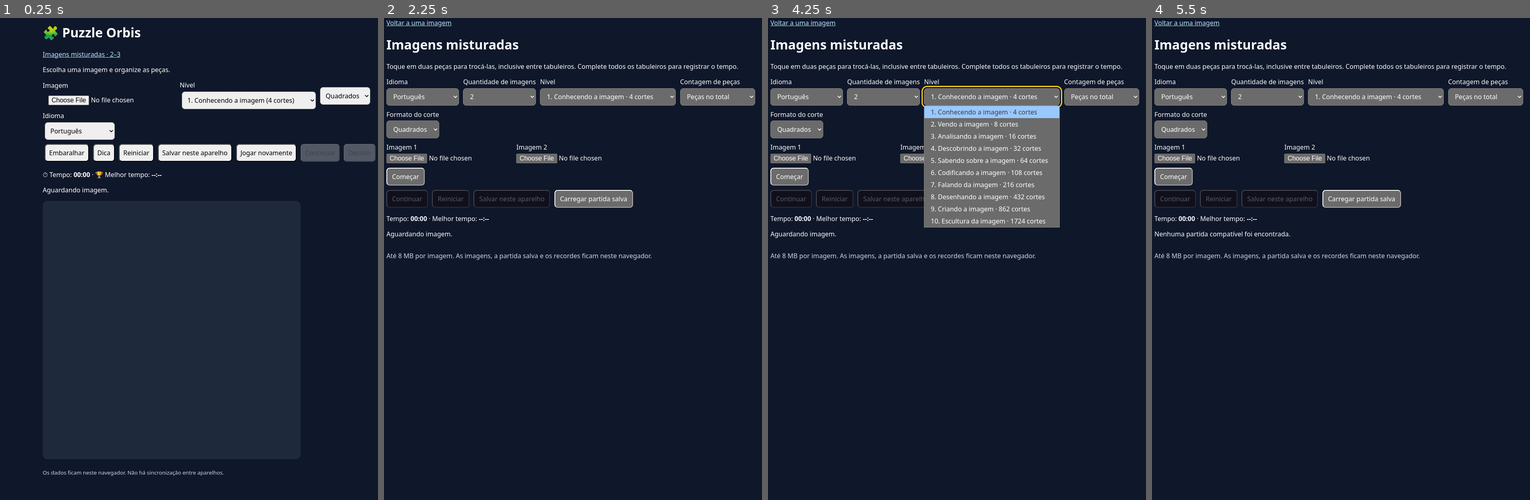
Above: before the commit, frames 1-4 (left to right).
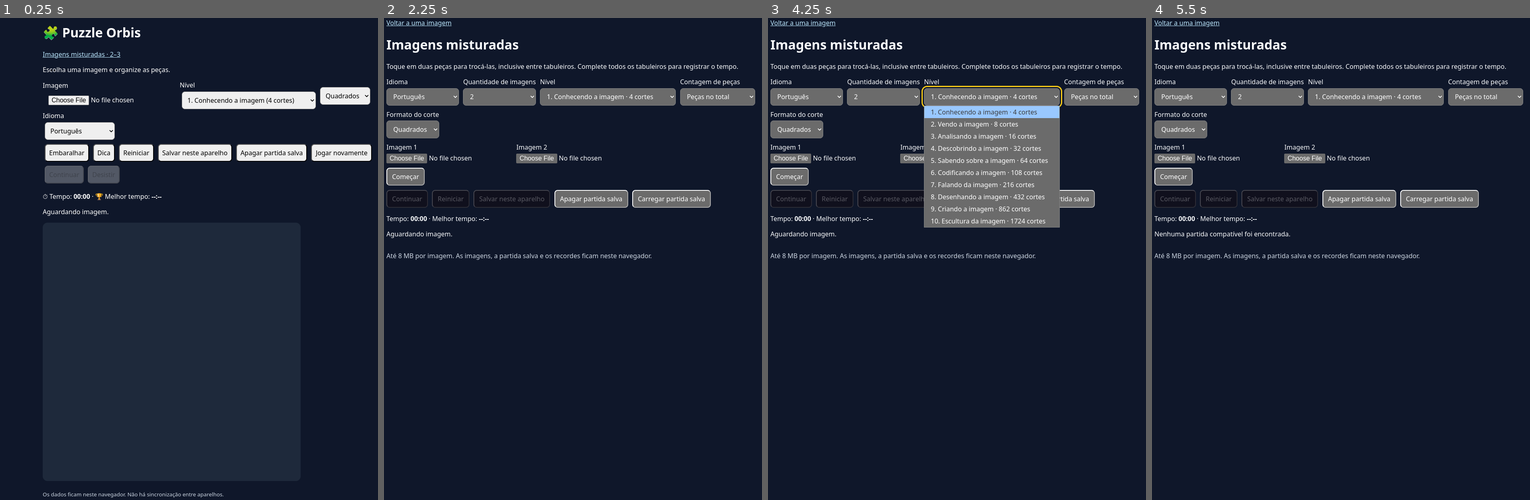
Above: after the commit, the same moments.

Repository: irmaogabrieldionato/puzzle-orbis
Game: browser game, page index.html
The game is run twice, just before and just after one commit, with the same random seed, the same clock (stepped at 60 frames per second) and the same inputs.
Inputs (mouse positions are in pixels of both pictures, inside the frame that each line leads up to; where the layout moved, square brackets give the same spot in the first picture):
- Up to frame 1 (0.25 s): no input
- Up to frame 2 (2.25 s): click "Jogar novamente" at 0.27 s; hold Right 1.03-1.53 s; click (554, 379) [554, 355] at 1.07 s; tap Space at 1.1, 1.6, 2.1 s; hold Down 1.58-1.85 s; click (504, 326) [504, 302] at 1.67 s; hold Left from 1.9 s (still down); click "Imagens misturadas · 2–3" at 2.02 s
- Up to frame 3 (4.25 s): click (1028, 104) at 2.27 s; release Left at 2.47 s; hold Up 2.52-2.82 s; tap Space every 0.5 s from 2.6 to 4.1 s; click (1009, 186) at 2.87 s; hold Right 2.87-3.53 s; click "Começar" at 3.27 s; click (862, 201) at 3.47 s; hold Up 3.58-3.82 s; hold Left from 3.87 s (still down); click (953, 90) at 4.07 s
- Up to frame 4 (5.5 s): release Left at 4.3 s; hold Down 4.35-4.68 s; click "Carregar partida salva" at 4.52 s; tap Space at 4.6, 5.1 s; click (1450, 152) at 4.67 s; hold Right 4.73-5.23 s; click (1227, 138) at 5.27 s; hold Down from 5.28 s (still down)

The runs differ from the first frame. In frame 1, 2.1% of the frame differs, in the area x 11-100%, y 26-100%; in frame 2, 0.9%; in frame 3, 0.3%; in frame 4, 0.9%.

Commit message:
Permitir apagar saves locais e testar 5.172 peças no navegador

Diff:
--- a/index.html
+++ b/index.html
@@ -1 +1 @@
-<!doctype html><html lang="pt-BR"><head><meta charset="utf-8 …(1390 unchanged characters)… lvar neste aparelho</button><button id="replay">Jogar novamente</button><button  …(629 unchanged characters)…
+<!doctype html><html lang="pt-BR"><head><meta charset="utf-8 …(1390 unchanged characters)… lvar neste aparelho</button><button id="delete-save" type="button">Apagar partida salva</button><button id="replay">Jogar novamente</button><button  …(629 unchanged characters)…
--- a/multi.html
+++ b/multi.html
@@ -21,7 +21,7 @@
  <button id="start" data-t="start" type="submit">Começar</button>
 </form>
 <div class="controls">
- <button id="multi-pause" data-t="pause" disabled>Pausar</bu …(120 unchanged characters)… >Salvar neste navegador</button><button id="multi-load" data-t="load">Carregar partida salva</button>
+ <button id="multi-pause" data-t="pause" disabled>Pausar</bu …(120 unchanged characters)… >Salvar neste navegador</button><button type="button" id="multi-delete">Apagar partida salva</button><button id="multi-load" data-t="load">Carregar partida salva</button>
 </div>
 <p><span data-t="elapsed">Tempo</span>: <strong id="multi-time" dir="ltr">00:00</strong> · <span data-t="best">Melhor tempo</span>: <strong id="multi-best" dir="ltr">--:--</strong></p>
 <p id="multi-status" role="status">Escolha as imagens para começar.</p>
--- a/scripts/browser-smoke.cjs
+++ b/scripts/browser-smoke.cjs
@@ -105,6 +105,23 @@
 await page.waitForFunction(()=>document.querySelector('#status').textContent.includes('Movimentos: 0'));
 assert.equal(await page.locator('#pause').textContent(),'Continuar');
 console.log('PASS: single-image snapshot larger than common localStorage limits');
+const recordKeys=()=>page.evaluate(()=>Object.keys(localStorage).filter(k=>k.startsWith('puzzle-orbis-best:')).sort());
+const originalRecords=await recordKeys();
+assert.ok(originalRecords.length>0);
+page.once('dialog',d=>d.dismiss());
+await page.locator('#delete-save').click();
+assert.ok(await page.evaluate(async()=>Boolean(await (await import('/src/multi-store.js')).readSingle())));
+page.once('dialog',d=>d.accept());
+await page.locator('#delete-save').click();
+await page.getByRole('status').filter({hasText:'Partida salva apagada'}).waitFor();
+assert.deepEqual(await recordKeys(),originalRecords);
+await page.reload();
+assert.equal(await page.evaluate(async()=>{
+ const {readSingle}=await import('/src/multi-store.js');
+ return (await readSingle())===undefined&&localStorage.getItem('puzzle-orbis-save')===null;
+}),true);
+assert.ok(await page.locator('#pause').isDisabled());
+console.log('PASS: cancel/confirm deletes current and legacy single saves, preserves records');
 await page.goto(url+'multi.html');
 await page.locator('#image-count').selectOption('3');
 const images=['<rect width="60" height="60" fill="red"/><rect x="60" width="60" height="60" fill="orange"/>','<rect width="120" height="60" fill="green"/>','<rect width="120" height="60" fill="blue"/>'];
@@ -157,6 +174,50 @@
 await page.waitForFunction(()=>document.querySelectorAll('#boards canvas').length===2);
 assert.equal(await page.locator('#count-policy').inputValue(),'per-image');
 console.log('PASS: 3-image cross-board touch, IndexedDB reload, completion and 2-image setup');
+await page.locator('#image-count').selectOption('3');
+await page.locator('#multi-level').selectOption('9');
+await page.locator('#count-policy').selectOption('per-image');
+for(let i=0;i<3;i++)await page.locator('#image-'+(i+1)).setInputFiles(multiFile(i));
+let stage=Date.now();
+await page.locator('#start').click();
+await page.waitForFunction(()=>document.querySelectorAll('#boards canvas').length===3&&document.querySelector('#multi-status').textContent.includes('Movimentos: 0'));
+const startMs=Date.now()-stage;
+const tapMax=async(board)=>{
+ const canvas=page.locator('#boards canvas').nth(board);
+ await canvas.scrollIntoViewIfNeeded();
+ const box=await canvas.boundingBox();
+ await page.touchscreen.tap(box.x+box.width/84,box.y+box.height/84);
+};
+stage=Date.now();
+await tapMax(0);
+await tapMax(1);
+await page.getByRole('status').filter({hasText:'Movimentos: 1'}).waitFor();
+const swapMs=Date.now()-stage;
+stage=Date.now();
+await page.locator('#multi-pause').click();
+await page.locator('#multi-save').click();
+await page.getByRole('status').filter({hasText:'Salvo neste navegador'}).waitFor();
+const savedMax=await page.evaluate(async()=>(await (await import('/src/multi-store.js')).readMulti()).pieces);
+assert.equal(savedMax.length,5172);
+const saveMs=Date.now()-stage;
+stage=Date.now();
+await page.reload();
+await page.locator('#multi-load').click();
+await page.waitForFunction(()=>document.querySelectorAll('#boards canvas').length===3&&document.querySelector('#multi-status').textContent.includes('Movimentos: 1'));
+assert.equal(await page.locator('#multi-pause').textContent(),'Continuar');
+assert.equal(await page.locator('#multi-level').inputValue(),'9');
+console.log('PASS: 5172-piece stress (ms) '+JSON.stringify({startMs,swapMs,saveMs,reloadMs:Date.now()-stage}));
+const keptRecords=await recordKeys();
+await page.evaluate(async v=>{await (await import('/src/multi-store.js')).saveSingle(v);},{...state,cut:'square'});
+page.once('dialog',d=>d.accept());
+await page.locator('#multi-delete').click();
+await page.getByRole('status').filter({hasText:'Partida salva apagada'}).waitFor();
+assert.deepEqual(await recordKeys(),keptRecords);
+await page.reload();
+await page.locator('#multi-load').click();
+await page.getByRole('status').filter({hasText:'Nenhuma partida compatível'}).waitFor();
+assert.ok(await page.evaluate(async()=>Boolean(await (await import('/src/multi-store.js')).readSingle())));
+console.log('PASS: delete removes only the saved multi-image game');
 await page.locator('#multi-language').selectOption('5');
 assert.equal(await page.locator('html').getAttribute('lang'),'ar');
 assert.equal(await page.locator('html').getAttribute('dir'),'rtl');
--- a/src/app.js
+++ b/src/app.js
@@ -1,12 +1,14 @@
+import {SINGLE_KEY,privacyCopy,bindSaveDeletion,removeSingleSnapshot} from './save-privacy.js';
 import {readSingle,saveSingle} from './multi-store.js';
 import {variableLayout,layoutPieceAt} from './variable-cuts.js';
 import {rectangularPieceRect,rectangularPieceAt} from './rectangular.js';
 import {translation,languageTag,direction,savedLocale,saveLocale} from './i18n.js';import {saveLocalSnapshot} from './s …(1093 unchanged characters)…
-let image=null,pieces=[],selected=null,keyboardCursor=null,h …(581 unchanged characters)… status(t(key))}function applyLanguage(){document.documentElement.lang=languageTa …(101 unchanged characters)…
+let image=null,pieces=[],selected=null,keyboardCursor=null,h …(581 unchanged characters)… status(t(key))}function applyLanguage(){$('delete-save').textContent=privacyCopy(Number($('language').value)).label;document.documentElement.lang=languageTa …(101 unchanged characters)…
  const accountLink=document.querySelector('[data-orbis-account]');
  if(accountLink?.hasAttribute?.('data-orbis-account'))import('./account-locales.js').then(({accountLocale})=>{accountLink.textContent=accountLocale(document.documentElement.lang).account;});
 $('multi-link').textContent=t('multiTitle')+' · 2–3';cutSelect.setAttribute('aria-label',t('cutMode'));cutSelect.replac …(6411 unchanged characters)…
-const SNAPSHOT_KEY='puzzle-orbis-save';
+const SNAPSHOT_KEY=SINGLE_KEY;
+let cancelPendingRestore=false;
 function localSave(){
  try{return JSON.parse(safeStorage.getItem(SNAPSHOT_KEY));}catch{return null;}
 }
@@ -16,6 +18,7 @@
 }
 function savedAt(value){return Number.isSafeInteger(value?.savedAt)&&value.savedAt>=0?value.savedAt:0;}
 $('save').onclick=()=>{
+ if($('delete-save').disabled)return;
  if(!image)return translatedStatus('chooseFirst');
  const snapshot={image:image.src,level,cut,pieces,moves,initialPieces,elapsedMs:clock.elapsed(),paused:!clock.running,abandoned,completed,savedAt:Date.now()};
  const mark=result=>translatedStatus(result?'saved':'noSpace');
@@ -27,10 +30,18 @@
 const legacy=localSave();
 const restoreVersion=loadVersion;
 function restoreFrom(candidate){
- if(loadVersion!==restoreVersion)return;
+ if(loadVersion!==restoreVersion||cancelPendingRestore)return;
  const saved=validSave(candidate)&&(!validSave(legacy)||savedAt(candidate)>=savedAt(legacy))?candidate:legacy;
  if(validSave(saved))load(saved.image,saved);
 }
 if(typeof indexedDB==='undefined')restoreFrom(legacy);
 else readSingle().then(restoreFrom,()=>restoreFrom(legacy));
+bindSaveDeletion({
+ button:$('delete-save'),
+ locale:()=>Number($('language').value),
+ busy:()=>Boolean($('save').disabled),
+ onConfirmed:()=>{cancelPendingRestore=true;},
+ erase:()=>removeSingleSnapshot(window.localStorage),
+ report:status
+});
 $('replay').onclick=()=>{if(image)newGame()};$('pause').onclick=()=>{if(!image||completed||abandoned)return;if(clock.ru …(350 unchanged characters)…
--- a/src/multi-app.js
+++ b/src/multi-app.js
@@ -1,3 +1,4 @@
+import {privacyCopy,bindSaveDeletion,deleteMulti} from './save-privacy.js';
 import {translation,languageTag,direction,savedLocale,saveLocale} from './i18n.js';
 import {CUTS,LANGUAGES,canvasSize,containedFit,pieceRect,solved,isBoardArrow,nextBoardSlot} from './engine.js';
 import {rectangularPieceRect} from './rectangular.js';
@@ -15,7 +16,7 @@
 const fileInputs=[1,2,3].map(i=>$('image-'+i));
 const cuts=['square','rectangular','mixed','random'];
 let state=null,boards=[],origins=[],selection=null,cut='square',sourceImages=[],key=null,generation=0;
-let completed=false,newRecord=false;
+let completed=false,newRecord=false,saving=false,restoreRequest=0;
 const lang=$('multi-language');
 const t=k=>translation(Number(lang.value))[k];
 LANGUAGES.forEach((name,i)=>lang.add(new Option(name,i)));
@@ -28,6 +29,7 @@
  if(accountLink?.hasAttribute?.('data-orbis-account'))import('./account-locales.js').then(({accountLocale})=>{accountLink.textContent=accountLocale(document.documentElement.lang).account;});
 
  document.title='Puzzle Orbis · '+t('multiTitle');
+ $('multi-delete').textContent=privacyCopy(index).label;
  for(const el of document.querySelectorAll('[data-t]'))el.textContent=t(el.dataset.t);
  for(const el of document.querySelectorAll('[data-image]'))el.textContent=t('image')+' '+el.dataset.image;
  const level=$('multi-level'), prev=level.value;
@@ -158,11 +160,11 @@
  }
  status(t(completed?'completed':'progress')+': '+stats.total+'% · '+t('moves')+': '+state.moves+(newRecord?' · '+t('newRecord'):''));
 }
-async function begin(blobs,snapshot,version,settings){
+async function begin(blobs,snapshot,version,settings,stillValid=()=>true){
  try{
   if(!blobs.every(f=>f&&f.type.startsWith('image/')&&f.size>0&&f.size<=8*1024*1024))throw Error(blobs.some(f=>f?.size>8*1024*1024)?'tooLarge':'invalidImage');
   const decoded=await Promise.all(blobs.map(decode));
-  if(version!==generation)return;
+  if(version!==generation||!stillValid())return;
   const {level,policy,cut:mode}=settings;
   if(!cuts.includes(mode))throw Error('openError');
   const next=snapshot?{level,imageCount:blobs.length,policy,pieces:snapshot.pieces,initialPieces:snapshot.initialPieces,moves:snapshot.moves}:createMulti(level,blobs.length,policy);
@@ -178,24 +180,31 @@
 $('multi-pause').onclick=()=>{if(!state||completed)return;if(clock.running)clock.pause();else clock.start();controls();time();};
 $('multi-restart').onclick=restart;
 $('multi-save').onclick=async()=>{
- if(!state)return;
+ if(!state||saving||$('multi-delete').disabled)return;
+ saving=true;
  try{
   await saveMulti({...state,cut,images:sourceImages,version:2,elapsedMs:clock.elapsed(),paused:!clock.running});
   status(t('saved'));
  }catch{status(t('noSpace'));}
+ finally{saving=false;}
 };
 $('multi-load').onclick=async()=>{
- const version=++generation;
+ if($('multi-delete').disabled)return;
+ const version=++generation, token=++restoreRequest;
  try{
   const saved=await readMulti();
-  if(version!==generation)return;
+  if(version!==generation||token!==restoreRequest)return;
   if(!isMultiSnapshot(saved)){status(t('noSaved'));return;}
   $('image-count').value=String(saved.imageCount);$('image-count').onchange();
   $('multi-level').value=String(saved.level);$('count-policy').value=saved.policy;$('multi-cut').value=saved.cut;
   const images=saved.version===1?saved.images:saved.images.map(({bytes,type})=>new Blob([bytes],{type}));
-  await begin(images,saved,version,saved);
+  await begin(images,saved,version,saved,()=>token===restoreRequest);
  }catch{if(version===generation)status(t('openError'));}
 };
+bindSaveDeletion({
+ button:$('multi-delete'),locale:()=>Number(lang.value),busy:()=>saving,
+ onConfirmed:()=>{restoreRequest++;},erase:deleteMulti,report:status
+});
 applyLanguage();
 setInterval(time,250);
 if('serviceWorker'in navigator)navigator.serviceWorker.register('./sw.js').catch(()=>{});
--- a/src/multi-store.js
+++ b/src/multi-store.js
@@ -25,3 +25,5 @@
 
 export const saveSingle=snapshot=>transaction('readwrite',store=>store.put(snapshot,'single'));
 export const readSingle=()=>transaction('readonly',store=>store.get('single'));
+export const deleteSingle=()=>transaction('readwrite',store=>store.delete('single'));
+export const deleteMulti=()=>transaction('readwrite',store=>store.delete('active'));
--- /dev/null
+++ b/src/save-privacy.js
@@ -0,0 +1,46 @@
+import {deleteSingle,deleteMulti} from './multi-store.js';
+import {languageTag} from './i18n.js';
+
+export const SINGLE_KEY='puzzle-orbis-save';
+const rows={
+ 'pt-BR':'Apagar partida salva|Apagar a partida e as fotos salvas neste navegador? Os recordes serão mantidos.|Partida salva apagada.|Não foi possível confirmar a exclusão da partida.',
+ en:'Delete saved game|Delete the saved game and its photos from this browser? Records will be kept.|Saved game deleted.|Could not confirm that the saved game was deleted.',
+ zh:'删除存档|删除此浏览器中的存档及照片？纪录会保留。|存档已删除。|无法确认存档已删除。',
+ hi:'सहेजा हुआ खेल हटाएँ|इस ब्राउज़र से सहेजा खेल और तस्वीरें हटाएँ? रिकॉर्ड बने रहेंगे।|सहेजा खेल हट गया।|खेल हटने की पुष्टि नहीं हुई।',
+ es:'Borrar partida guardada|¿Borrar la partida y sus fotos de este navegador? Se conservarán los récords.|Partida guardada borrada.|No se pudo confirmar el borrado.',
+ fr:'Supprimer la partie enregistrée|Supprimer la partie et ses photos de ce navigateur ? Les records seront conservés.|Partie enregistrée supprimée.|Impossible de confirmer la suppression.',
+ ar:'حذف اللعبة المحفوظة|هل تريد حذف اللعبة وصورها من هذا المتصفح؟ ستبقى الأرقام القياسية.|حُذفت اللعبة المحفوظة.|تعذّر تأكيد الحذف.',
+ bn:'সংরক্ষিত খেলা মুছুন|এই ব্রাউজার থেকে সংরক্ষিত খেলা ও ছবি মুছবেন? রেকর্ড থাকবে।|সংরক্ষিত খেলা মুছে গেছে।|মুছে ফেলা নিশ্চিত করা যায়নি।',
+ ru:'Удалить сохранённую игру|Удалить сохранённую игру и её фото из этого браузера? Рекорды сохранятся.|Сохранённая игра удалена.|Не удалось подтвердить удаление.',
+ id:'Hapus permainan tersimpan|Hapus permainan tersimpan dan fotonya dari peramban ini? Rekor tetap disimpan.|Permainan tersimpan dihapus.|Penghapusan tidak dapat dikonfirmasi.',
+ ur:'محفوظ کھیل حذف کریں|اس براؤزر سے محفوظ کھیل اور اس کی تصاویر حذف کریں؟ ریکارڈ برقرار رہیں گے۔|محفوظ کھیل حذف ہوگیا۔|حذف ہونے کی تصدیق نہیں ہوسکی۔',
+ de:'Spielstand löschen|Spielstand und Fotos aus diesem Browser löschen? Rekorde bleiben erhalten.|Spielstand gelöscht.|Löschen konnte nicht bestätigt werden.',
+ ja:'セーブデータを削除|このブラウザーからセーブデータと写真を削除しますか？記録は残ります。|セーブデータを削除しました。|削除を確認できませんでした。',
+ sw:'Futa mchezo uliohifadhiwa|Ufute mchezo na picha zake kwenye kivinjari hiki? Rekodi zitabaki.|Mchezo uliohifadhiwa umefutwa.|Haikuwezekana kuthibitisha ufutaji.',
+ mr:'जतन केलेला खेळ हटवा|या ब्राउझरमधून जतन केलेला खेळ आणि फोटो हटवायचे? विक्रम कायम राहतील.|जतन केलेला खेळ हटवला.|खेळ हटवल्याची खात्री करता आली नाही.',
+};
+export function privacyCopy(index){
+ const [label,confirm,deleted,failed]=(rows[languageTag(index)]??rows['pt-BR']).split('|');
+ return {label,confirm,deleted,failed};
+}
+export async function removeSingleSnapshot(storage, removeDatabase=typeof indexedDB==='undefined'?null:deleteSingle){
+ // Attempt both copies even when one store fails. Only report success when both confirm.
+ const legacy=async()=>{
+  storage.removeItem(SINGLE_KEY);
+  if(storage.getItem(SINGLE_KEY)!==null)throw Error('Legacy save still present');
+ };
+ const actions=[legacy()];
+ if(removeDatabase)actions.push(Promise.resolve().then(removeDatabase));
+ const result=await Promise.allSettled(actions);
+ if(result.some(x=>x.status==='rejected'))throw Error('Could not confirm deletion from every store');
+}
+export function bindSaveDeletion({button,locale,busy,onConfirmed,erase,report}){
+ button.onclick=async()=>{
+  if(button.disabled||busy()||!window.confirm(privacyCopy(locale()).confirm))return;
+  button.disabled=true;
+  try{onConfirmed?.();await erase();report(privacyCopy(locale()).deleted);}
+  catch{report(privacyCopy(locale()).failed);}
+  finally{button.disabled=false;}
+ };
+}
+export {deleteMulti};
--- a/sw.js
+++ b/sw.js
@@ -1,7 +1,7 @@
-const CACHE='puzzle-orbis-v13';
+const CACHE='puzzle-orbis-v14';
 const CACHE_PREFIX='puzzle-orbis-';
 const APP_SCOPE=self.registration.scope;
-const FILES=['./','./index.html','./account.html','./multi.h …(271 unchanged characters)… ti-engine.js','./src/multi-store.js','./manifest.webmanifest','./icons/icon-192. …(87 unchanged characters)…
+const FILES=['./','./index.html','./account.html','./multi.h …(271 unchanged characters)… ti-engine.js','./src/multi-store.js','./src/save-privacy.js','./manifest.webmanifest','./icons/icon-192. …(87 unchanged characters)…
 self.addEventListener('install',e=>e.waitUntil(caches.open(CACHE).then(c=>c.addAll(FILES)).then(()=>self.skipWaiting())));
 self.addEventListener('activate',e=>e.waitUntil(caches.keys().then(keys=>Promise.all(keys.filter(k=>k.startsWith(CACHE_PREFIX)&&k!==CACHE).map(k=>caches.delete(k)))).then(()=>self.clients.claim())));
 self.addEventListener('fetch',e=>{if(e.request.method!=='GET'||!new URL(e.request.url).href.startsWith(APP_SCOPE))retur …(294 unchanged characters)…
--- /dev/null
+++ b/test/save-privacy.test.js
@@ -0,0 +1,39 @@
+import test from 'node:test';
+import assert from 'node:assert/strict';
+import {languageTag,LANGUAGE_TAGS} from '../src/i18n.js';
+import {SINGLE_KEY,privacyCopy,removeSingleSnapshot,bindSaveDeletion} from '../src/save-privacy.js';
+test('clears both save copies without removing records or unrelated local data',async()=>{
+ const map=new Map([[SINGLE_KEY,'photo'],['puzzle-orbis-best:record','123'],['puzzle-orbis-language','ar']]);
+ const storage={removeItem:k=>map.delete(k),getItem:k=>map.get(k)??null};
+ let count=0;
+ await removeSingleSnapshot(storage,async()=>{count++;});
+ assert.equal(count,1);
+ assert.deepEqual([...map],[['puzzle-orbis-best:record','123'],['puzzle-orbis-language','ar']]);
+});
+test('reports partial storage failure and still attempts the other store',async()=>{
+ let count=0;
+ await assert.rejects(removeSingleSnapshot({removeItem(){throw Error('blocked');}},async()=>{count++;}));
+ assert.equal(count,1);
+ await assert.rejects(removeSingleSnapshot({removeItem(){},getItem(){return 'old image';}},null));
+});
+test('declining confirmation neither changes nor deletes the save',async()=>{
+ const previous=globalThis.window;
+ globalThis.window={confirm:()=>false};
+ try{
+  const button={disabled:false};let changed=0;
+  const change=()=>changed++;
+  bindSaveDeletion({button,locale:()=>8,busy:()=>false,onConfirmed:change,erase:change,report:change});
+  await button.onclick();
+  assert.equal(changed,0);
+ }finally{
+  if(previous===undefined)delete globalThis.window;
+  else globalThis.window=previous;
+ }
+});
+test('all supported locales supply distinct, readable confirmation copy',()=>{
+ for(let i=0;i<LANGUAGE_TAGS.length;i++){
+  assert.equal(languageTag(i),LANGUAGE_TAGS[i]);
+  assert.ok(Object.values(privacyCopy(i)).every(x=>x.trim()));
+  if(i!==8)assert.notEqual(privacyCopy(i).confirm,privacyCopy(8).confirm);
+ }
+});
--- a/test/sw.test.js
+++ b/test/sw.test.js
@@ -16,7 +16,7 @@
   const caches = {
     open: async () => cache,
     match: async request => stored.get(request.url),
-    keys: async () => ['puzzle-orbis-v1', 'puzzle-orbis-v2', …(175 unchanged characters)… puzzle-orbis-v12', 'puzzle-orbis-v13', 'another-app-v1'],
+    keys: async () => ['puzzle-orbis-v1', 'puzzle-orbis-v2', …(175 unchanged characters)… puzzle-orbis-v12', 'puzzle-orbis-v13', 'puzzle-orbis-v14', 'another-app-v1'],
     delete: async key => {deleted.push(key); return true;},
   };
   const response = body => ({ok:true, body, clone(){return response(body);}});
@@ -26,7 +26,7 @@
   return {dispatch,stored,deleted,get claimed(){return claimed;},get skipped(){return skipped;}};
 }
 
-test('instalação pré-armazena arquivos e ativa imediatamente …(187 unchanged characters)… ti-engine.js','src/multi-store.js','src/app.js','src/engine.js','src/i18n.js','src/locales.js','src/account.js','src/account-locales.js','src/auth-config.js','src/rectangular.js','src/storage.js','src/timer.js','src/variable-cuts.js','manifest.webmanifest','icons/icon-192.png','icons/icon-512.png','icons/maskable-512.png','icons/apple-touch-icon.png']) assert.ok(h.stored.has('https://example.test/app/'+file),file);await h.dispatch('activate');assert.equal(h.claimed,true);assert.deepEqual(h.deleted,['puzzle-orbis-v1','puzzle-orbis-v2','puzzle-orbis-v3','puzzle-orbis-v4','puzzle-orbis-v5','puzzle-orbis-v6','puzzle-orbis-v7','puzzle-orbis-v8','puzzle-orbis-v9','puzzle-orbis-v10','puzzle-orbis-v11','puzzle-orbis-v12']);});
+test('instalação pré-armazena arquivos e ativa imediatamente …(187 unchanged characters)… ti-engine.js','src/multi-store.js','src/save-privacy.js','src/app.js','src/engine.js','src/i18n.js','src/locales.js','src/account.js','src/account-locales.js','src/auth-config.js','src/rectangular.js','src/storage.js','src/timer.js','src/variable-cuts.js','manifest.webmanifest','icons/icon-192.png','icons/icon-512.png','icons/maskable-512.png','icons/apple-touch-icon.png']) assert.ok(h.stored.has('https://example.test/app/'+file),file);await h.dispatch('activate');assert.equal(h.claimed,true);assert.deepEqual(h.deleted,['puzzle-orbis-v1','puzzle-orbis-v2','puzzle-orbis-v3','puzzle-orbis-v4','puzzle-orbis-v5','puzzle-orbis-v6','puzzle-orbis-v7','puzzle-orbis-v8','puzzle-orbis-v9','puzzle-orbis-v10','puzzle-orbis-v11','puzzle-orbis-v12','puzzle-orbis-v13']);});
 test('rede tem prioridade e atualiza cache',async()=>{const h=harness();const request={method:'GET',url:'https://example.test/app/index.html'};const result=await h.dispatch('fetch',request);assert.equal(result.body,'network');assert.equal(h.stored.get(request.url).body,'network');});
 test('offline utiliza resposta armazenada',async()=>{const h=harness(false);await h.dispatch('install');const result=await h.dispatch('fetch',{method:'GET',url:'https://example.test/app/index.html'});assert.equal(result.body,'precache');});
 test('não intercepta POST nem outras origens',async()=>{const h=harness();assert.equal(await h.dispatch('fetch',{method:'POST',url:'https://example.test/app/index.html'}),undefined);assert.equal(await h.dispatch('fetch',{method:'GET',url:'https://other.test/app/index.html'}),undefined);});
